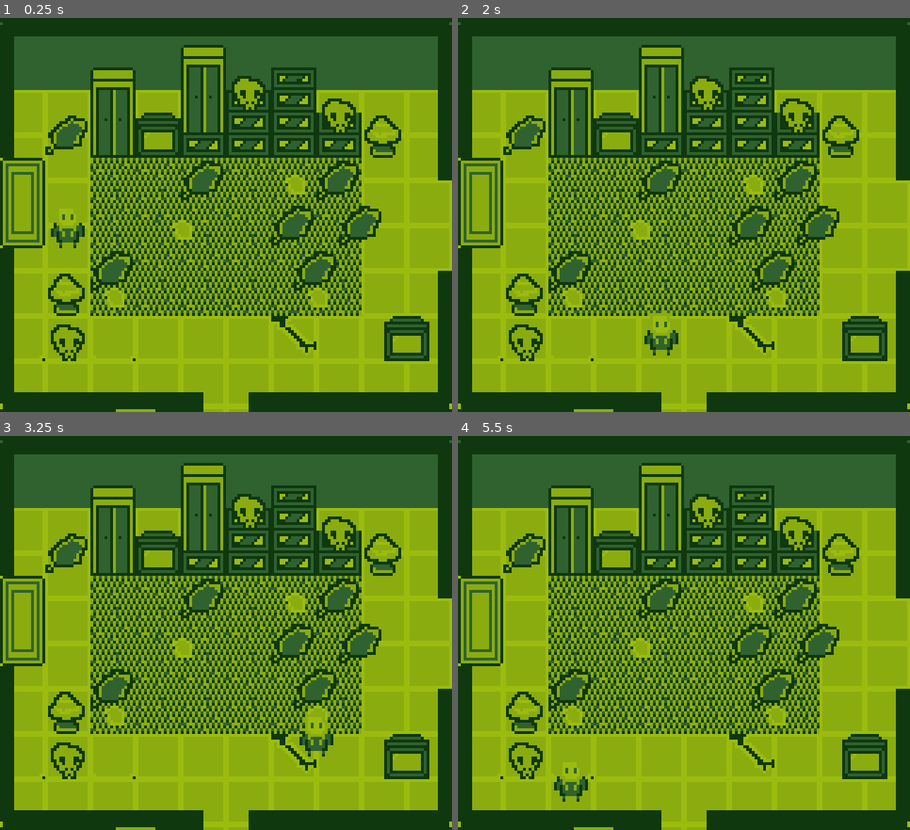
Above: before the commit, frames 1-4 (two rows, left to right).
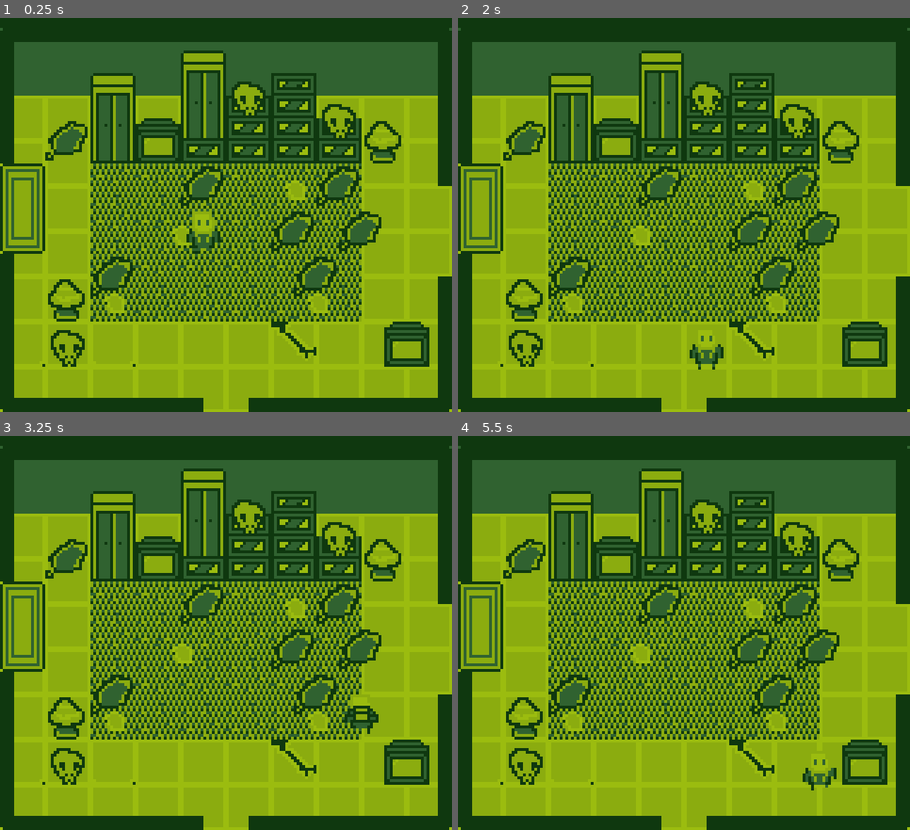
Above: after the commit, the same moments.

Repository: Ewen-C/Just_Borrowing
Game: Godot game, scene res://scenes/main.tscn
Two runs of this game, one before a commit and one after it. Both use one fixed random seed, a clock stepped at 60 frames per second and the inputs below.
Inputs:
- Up to frame 1 (0.25 s): no input
- Up to frame 2 (2 s): tap Enter at 0.5 s; hold Right (move_right) 0.53-1.28 s; tap J (action_a) at 0.6, 1.35 s; hold S (move_down) from 1.28 s (still down)
- Up to frame 3 (3.25 s): release S (move_down) at 2.03 s; hold Right (move_right) 2.03-2.78 s; tap J (action_a) at 2.1, 2.85 s; hold Up (move_up) from 2.78 s (still down)
- Up to frame 4 (5.5 s): release Up (move_up) at 3.53 s; hold Left (move_left) 3.53-5.03 s; tap J (action_a) at 3.6, 4.35, 5.1 s; hold S (move_down) from 5.03 s (still down)

The runs differ from the first frame. In frame 1, 31% of the frame differs, in the area x 0-100%, y 1-100%; in frame 2, 32%; in frame 3, 31%; in frame 4, 32%.

Commit message:
Fixed closet input & player movement issues

Diff:
--- a/project.godot
+++ b/project.godot
@@ -61,12 +61,14 @@
 "deadzone": 0.5,
 "events": [Object(InputEventKey,"resource_local_to_scene":false,"resource_name":"","device":-1,"window_id":0,"alt_pressed":false,"shift_pressed":false,"ctrl_pressed":false,"meta_pressed":false,"pressed":false,"keycode":0,"physical_keycode":74,"key_label":0,"unicode":106,"echo":false,"script":null)
 , Object(InputEventKey,"resource_local_to_scene":false,"resource_name":"","device":-1,"window_id":0,"alt_pressed":false,"shift_pressed":false,"ctrl_pressed":false,"meta_pressed":false,"pressed":false,"keycode":0,"physical_keycode":90,"key_label":0,"unicode":122,"echo":false,"script":null)
+, Object(InputEventKey,"resource_local_to_scene":false,"resource_name":"","device":-1,"window_id":0,"alt_pressed":false,"shift_pressed":false,"ctrl_pressed":false,"meta_pressed":false,"pressed":false,"keycode":0,"physical_keycode":4194309,"key_label":0,"unicode":0,"echo":false,"script":null)
 ]
 }
 action_b={
 "deadzone": 0.5,
 "events": [Object(InputEventKey,"resource_local_to_scene":false,"resource_name":"","device":-1,"window_id":0,"alt_pressed":false,"shift_pressed":false,"ctrl_pressed":false,"meta_pressed":false,"pressed":false,"keycode":0,"physical_keycode":75,"key_label":0,"unicode":107,"echo":false,"script":null)
 , Object(InputEventKey,"resource_local_to_scene":false,"resource_name":"","device":-1,"window_id":0,"alt_pressed":false,"shift_pressed":false,"ctrl_pressed":false,"meta_pressed":false,"pressed":false,"keycode":0,"physical_keycode":88,"key_label":0,"unicode":120,"echo":false,"script":null)
+, Object(InputEventKey,"resource_local_to_scene":false,"resource_name":"","device":-1,"window_id":0,"alt_pressed":false,"shift_pressed":false,"ctrl_pressed":false,"meta_pressed":false,"pressed":false,"keycode":0,"physical_keycode":4194325,"key_label":0,"unicode":0,"echo":false,"script":null)
 ]
 }
 
--- a/scenes/closet.tscn
+++ b/scenes/closet.tscn
@@ -95,6 +95,21 @@
 [sub_resource type="RectangleShape2D" id="RectangleShape2D_6oqil"]
 size = Vector2(6, 21)
 
+[sub_resource type="Animation" id="Animation_ccj1v"]
+length = 0.001
+tracks/0/type = "value"
+tracks/0/imported = false
+tracks/0/enabled = true
+tracks/0/path = NodePath("Label:position")
+tracks/0/interp = 1
+tracks/0/loop_wrap = true
+tracks/0/keys = {
+"times": PackedFloat32Array(0),
+"transitions": PackedFloat32Array(1),
+"update": 0,
+"values": [Vector2(-48, -25)]
+}
+
 [sub_resource type="Animation" id="Animation_67aa0"]
 resource_name = "bounce"
 loop_mode = 2
@@ -109,21 +124,6 @@
 "transitions": PackedFloat32Array(1, 1),
 "update": 0,
 "values": [Vector2(-48, -25), Vector2(-48, -26)]
-}
-
-[sub_resource type="Animation" id="Animation_ccj1v"]
-length = 0.001
-tracks/0/type = "value"
-tracks/0/imported = false
-tracks/0/enabled = true
-tracks/0/path = NodePath("Label:position")
-tracks/0/interp = 1
-tracks/0/loop_wrap = true
-tracks/0/keys = {
-"times": PackedFloat32Array(0),
-"transitions": PackedFloat32Array(1),
-"update": 0,
-"values": [Vector2(-48, -25)]
 }
 
 [sub_resource type="AnimationLibrary" id="AnimationLibrary_srk6c"]
@@ -167,6 +167,7 @@
 libraries = {
 "": SubResource("AnimationLibrary_srk6c")
 }
+autoplay = "bounce"
 
 [connection signal="animation_finished" from="AnimatedSprite2D" to="." method="_on_animated_sprite_2d_animation_finished"]
 [connection signal="body_entered" from="Area2D" to="." method="_on_area_2d_body_entered"]
--- a/scenes/main.tscn
+++ b/scenes/main.tscn
@@ -1425,13 +1425,12 @@
 layer_3/tile_data = PackedInt32Array(-458762, 262147, 6, -393226, 262147, 7, -458761, 327683, 6, 393206, 262147, 10, 32 …(3453 unchanged characters)…
 
 [node name="Camera" type="Camera2D" parent="."]
-position = Vector2(0, 2)
 position_smoothing_speed = 4.0
 script = ExtResource("4_pvwy4")
 
 [node name="Player" parent="." instance=ExtResource("1_6yceo")]
 z_index = 999
-position = Vector2(-56, 8)
+position = Vector2(-8, 8)
 collision_layer = 3
 collision_mask = 3
 
--- a/scripts/closet.gd
+++ b/scripts/closet.gd
@@ -10,15 +10,7 @@
 
 var player_in_area = false
 var player = null
-
-# Called when the node enters the scene tree for the first time.
-func _ready() -> void:
-	hint_label.visible = false
-	hint_animation.play("bounce")
-
-# Called every frame. 'delta' is the elapsed time since the previous frame.
-func _process(delta: float) -> void:
-	pass
+var ongoing_animation = false
 
 func _on_area_2d_body_entered(body: Node2D) -> void:
 	if body.is_in_group("player"):
@@ -30,26 +22,31 @@
 	if body.is_in_group("player"):
 		hint_label.visible = false
 		player_in_area = false
-		player = body
 
-func _input(event: InputEvent) -> void:
-	if event.is_action_released("action_a") and player_in_area:
+func _input(_event: InputEvent) -> void:
+	if Input.is_action_just_pressed("action_a") and player_in_area and !ongoing_animation and !player.is_moving :
 		sprite.visible = false
 		animated_sprite.visible = true
+		ongoing_animation = true
 
 		if player.is_hidden:
 			animated_sprite.play("exit")
 		else:
-			player.hide_somewhere()  # First we hide the player sprite and then play the animation
+			# First we hide the player sprite and then play the animation
+			player.animated_sprite.visible = false
+			player.is_hidden = true
 			animated_sprite.play("hide")
 
 func _on_animated_sprite_2d_animation_finished() -> void:
 	# Made like this so we show back the player sprite only after animation finishes
+
 	if player.is_hidden and animated_sprite.animation == "exit":
-		player.exit_hideout()
+		player.animated_sprite.visible = true
+		player.is_hidden = false
 		hint_label.text = hide_text
 	else:
 		hint_label.text = exit_text
 
 	sprite.visible = true
 	animated_sprite.visible = false
+	ongoing_animation = false
--- a/scripts/player.gd
+++ b/scripts/player.gd
@@ -18,12 +18,13 @@
 
 
 func _physics_process(delta):
-	if !is_moving and !is_hidden:
-		process_new_input()
-	elif movement_direction != Vector2.ZERO :
-		move_player(delta)
+	if !is_hidden :
+		if !is_moving :
+			process_new_movement()
+		elif movement_direction != Vector2.ZERO :
+			move_player(delta)
 
-func process_new_input() :
+func process_new_movement() :
 	if !nb_auto_movements :
 		if !movement_direction.y : movement_direction.x = Input.get_axis("move_left", "move_right")
 		if !movement_direction.x : movement_direction.y = Input.get_axis("move_up", "move_down")
@@ -52,14 +53,17 @@
 		position = start_movement_position + (TILE_SIZE * movement_direction)
 		percent_to_next_tile = 0.0
 
+		print_debug(position)
+		print_debug(is_hidden)
+
 		if nb_auto_movements :
 			nb_auto_movements -= 1
-			if nb_auto_movements : process_new_input()
+			if nb_auto_movements : process_new_movement()
 
 		if !nb_auto_movements :
 			is_moving = false # Enables new input
 			var old_direction = movement_direction
-			process_new_input()
+			process_new_movement()
 
 			if movement_direction == Vector2.ZERO :
 				animated_sprite.play("Idle")
@@ -80,12 +84,4 @@
 func _on_camera_force_move_player(in_movement_direction, tiles_to_cross):
 	movement_direction = in_movement_direction
 	nb_auto_movements = tiles_to_cross
-	process_new_input()
-
-func hide_somewhere():
-	is_hidden = true
-	animated_sprite.visible = false
-
-func exit_hideout():
-	is_hidden = false
-	animated_sprite.visible = true
+	process_new_movement()
